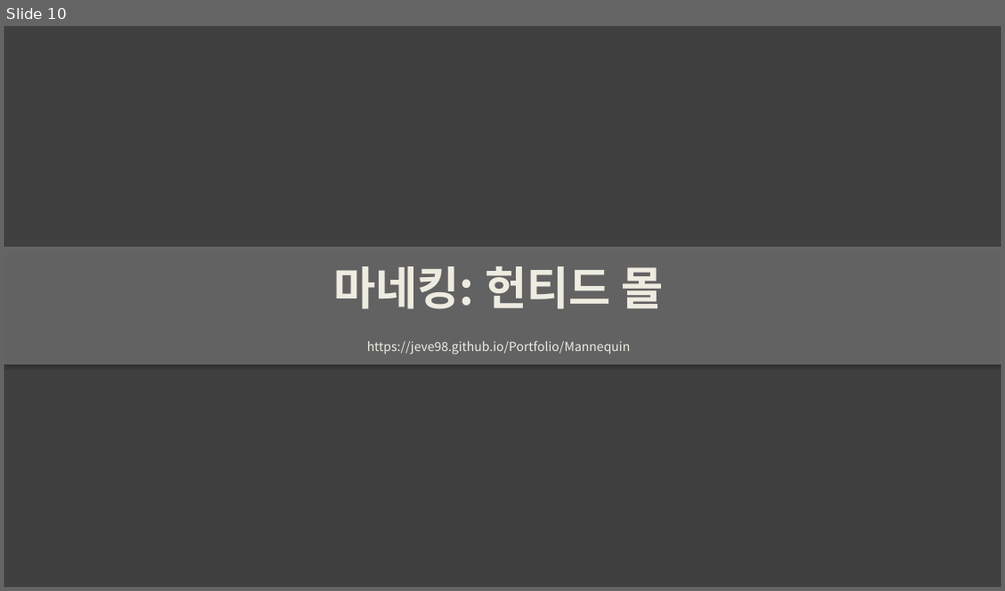
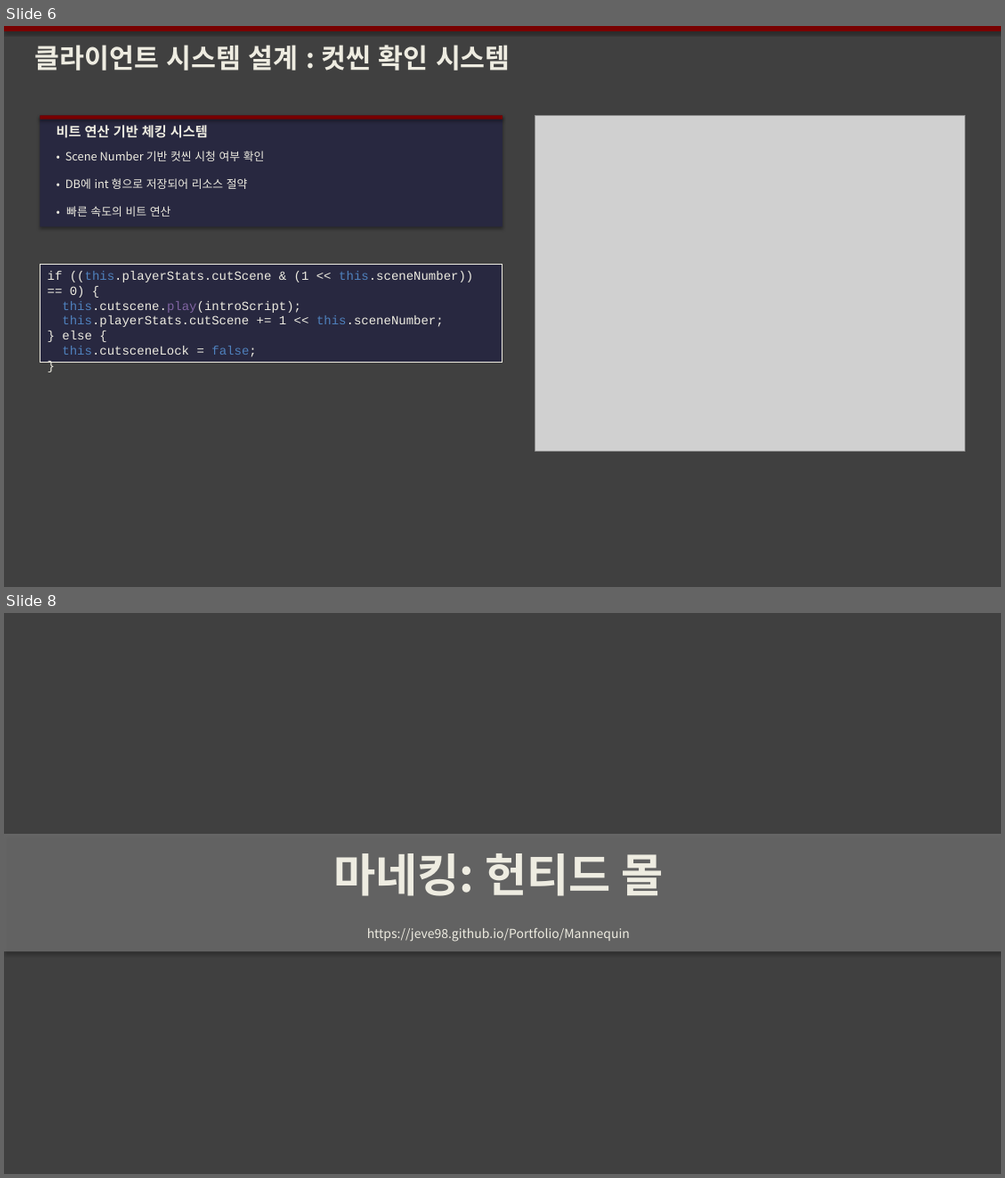
Before and after one commit to Jeve98/Portfolio, a slide deck: 포트폴리오개선안/프로젝트_포트폴리오.pptx. Shown one above the other, each under a label of ours: slide 10 before the commit, slides 6 and 8 after it; the slides between them are not shown. The pictures are 1005x591 and 1005x1178 pixels, drawn with LibreOffice and Linux fonts; fonts in the diff are those of the drawing; grey boxes stand for pictures. Boxes give left, top, right and bottom in pixels: in the first picture for what was removed or moved away, otherwise in the second. Text is boxed around its words. In the diff, an @@ line names an element or a change of style, - is before the commit and + after.

```diff
--- a/포트폴리오개선안/프로젝트_포트폴리오.pptx
+++ b/포트폴리오개선안/프로젝트_포트폴리오.pptx
@@ slide 6 added at box(4, 26, 1001, 587), background #404040 @@
@@ rectangle added at box(4, 26, 1001, 31), fill #780000 @@
@@ text added at box(35, 45, 510, 70), 26 pt, text #EEECE1, bold @@
+클라이언트 시스템 설계 : 컷씬 확인 시스템
@@ picture added at box(535, 116, 965, 451) @@
@@ group added at box(40, 116, 502, 227): 2 rectangles, 2 texts @@
+비트 연산 기반 체킹 시스템
+• Scene Number 기반 컷씬 시청 여부 확인
+• DB에 int 형으로 저장되어 리소스 절약
+• 빠른 속도의 비트 연산
@@ rectangle added at box(40, 264, 502, 362), fill #282840, outline #EEECE1 0.75 pt, 12 pt, text #EEECE1 @@
+if ((this.playerStats.cutScene & (1 << this.sceneNumber)) == 0) {
+this.cutscene.play(introScript);
+this.playerStats.cutScene += 1 << this.sceneNumber;
+} else {
+this.cutsceneLock = false;
+}
@@ what was slide 10 is now slide 8 @@
```
Also in this commit, not shown: 3 slides changed, 1 other slide added, 4 slides removed, 1 other file.
